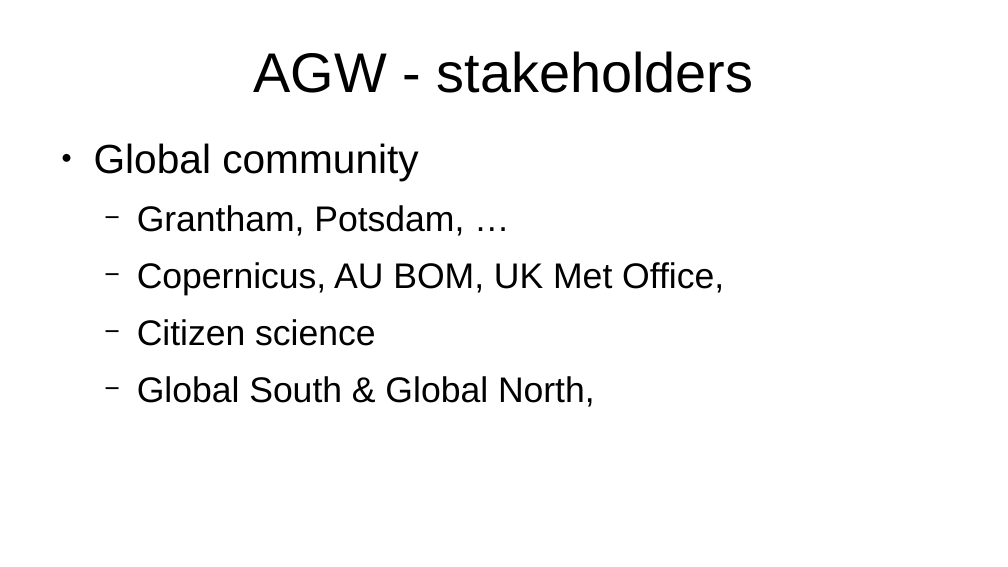
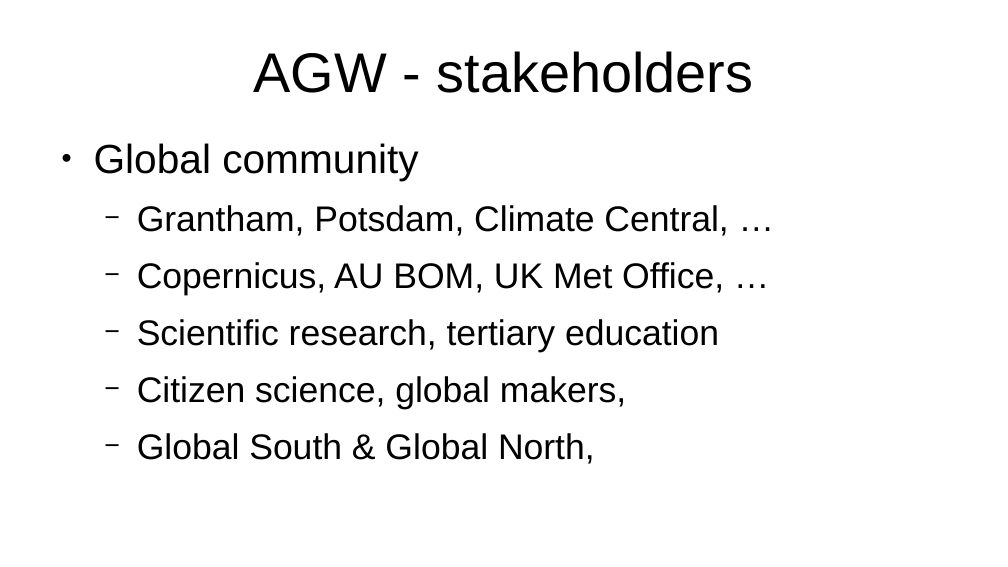
Before and after one commit to YorkEarwaker/Climate-Model, a slide deck: slide 7 of ppm/anthropogenic-global-warming-context.odp. Drawn at 1008x567 pixels with LibreOffice and Linux fonts; fonts in the diff are those of the drawing. Boxes give left, top, right and bottom in pixels: in the first picture for what was removed or moved away, otherwise in the second. Text is boxed around its words. In the diff, an @@ line names an element or a change of style, - is before the commit and + after.

```diff
--- a/ppm/anthropogenic-global-warming-context.odp
+++ b/ppm/anthropogenic-global-warming-context.odp
@@ text at bbox=[137, 205, 728, 409]: text changed @@
-  − Grantham, Potsdam, …
-  − Copernicus, AU BOM, UK Met Office,
-  − Citizen science
+  − Grantham, Potsdam, Climate Central, …
+  − Copernicus, AU BOM, UK Met Office, …
+  − Scientific research, tertiary education
+  − Citizen science, global makers,
```
Also in this commit, not shown: 4 other slides changed, 1 slide added.
